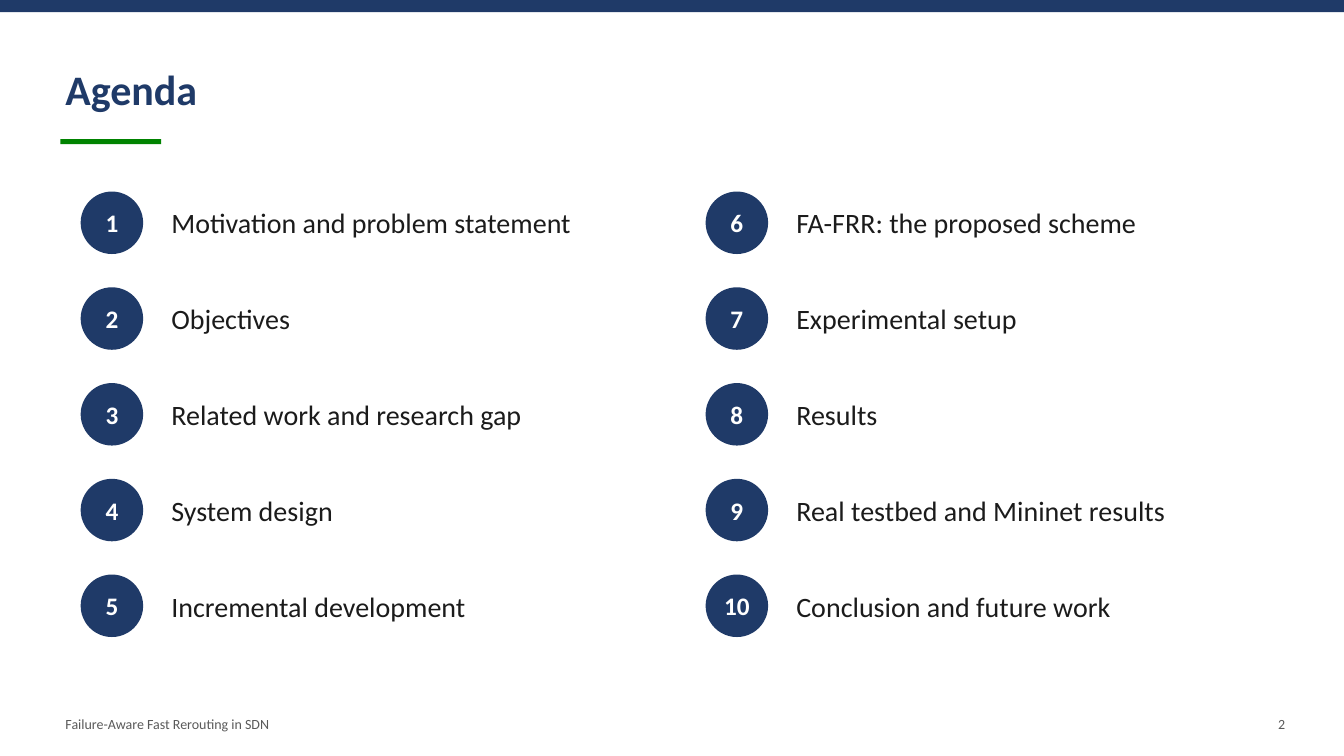
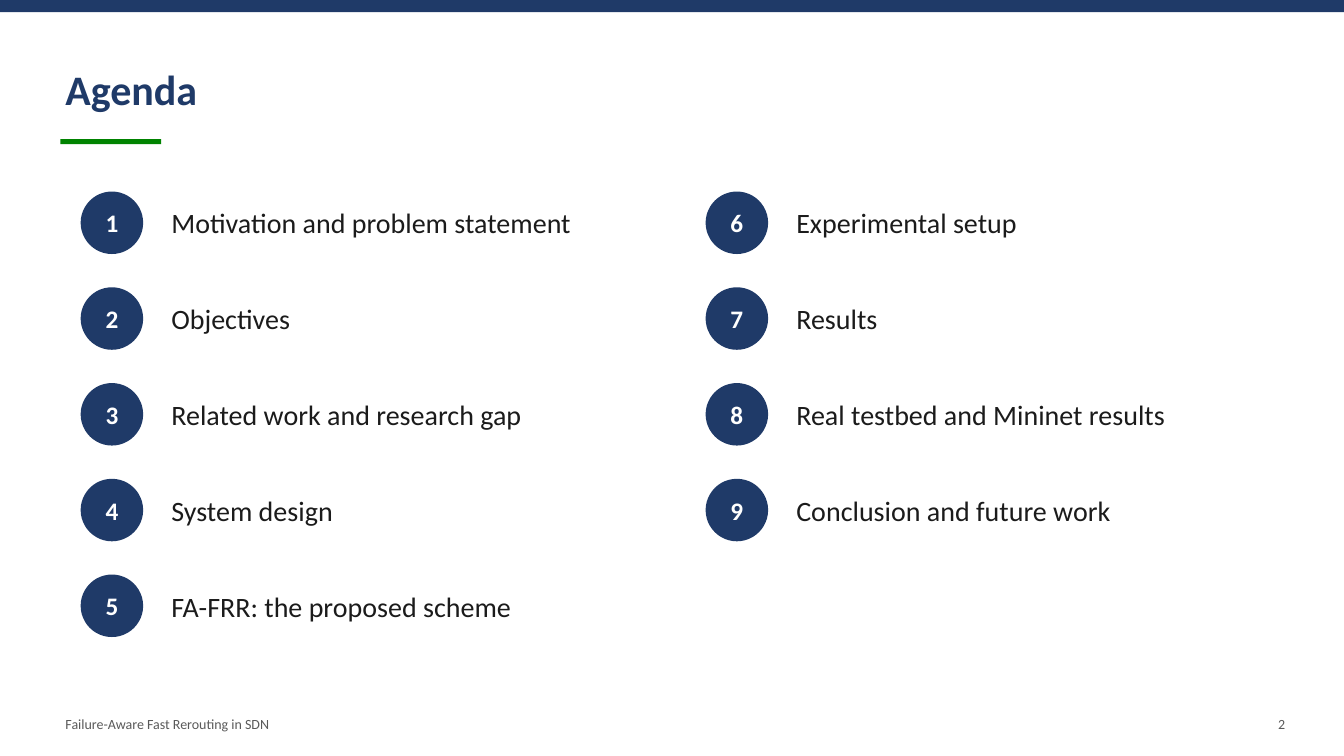
Before and after one commit to Mayank-8127/sdn_project, a slide deck: slide 2 of docs/report/FA-FRR_Presentation.pptx. Drawn at 1344x756 pixels with LibreOffice and Linux fonts; fonts in the diff are those of the drawing. Boxes give left, top, right and bottom in pixels: in the first picture for what was removed or moved away, otherwise in the second. Text is boxed around its words. In the diff, an @@ line names an element or a change of style, - is before the commit and + after.

Commit message:
docs: present the final project only; add the IEEE paper PDF
Remove the interim progress report and presentation, the version roadmap
and every reference to version tags. The report's implementation chapter
now describes the code organisation, the simulation count reads 850 to
match the result files, and the IEEE paper PDF is added under paper/.

```diff
--- a/docs/report/FA-FRR_Presentation.pptx
+++ b/docs/report/FA-FRR_Presentation.pptx
@@ text "Experimental setup": place and size @@
-text "Experimental setup" at <box>796,309,1017,334</box>
+text "Experimental setup" at <box>796,213,1017,238</box>
@@ text removed at <box>796,213,1136,238</box> @@
-FA-FRR: the proposed scheme
@@ text added at <box>796,309,877,330</box>, 20 pt, text #1B1B1B @@
+Results
@@ text at <box>796,405,1165,426</box>: text changed @@
-Results
+Real testbed and Mininet results
@@ text "Conclusion and future work": place and size @@
-text "Conclusion and future work" at <box>796,597,1110,618</box>
+text "Conclusion and future work" at <box>796,501,1110,522</box>
@@ text removed at <box>796,501,1165,522</box> @@
-Real testbed and Mininet results
@@ text at <box>171,597,511,622</box>: text changed @@
-Incremental development
+FA-FRR: the proposed scheme
@@ ellipse removed at <box>706,575,768,637</box> @@
@@ text removed at <box>724,598,750,615</box> @@
-10
```
Also in this commit, not shown: 15 other slides changed, 1 slide removed, 17 other files.
